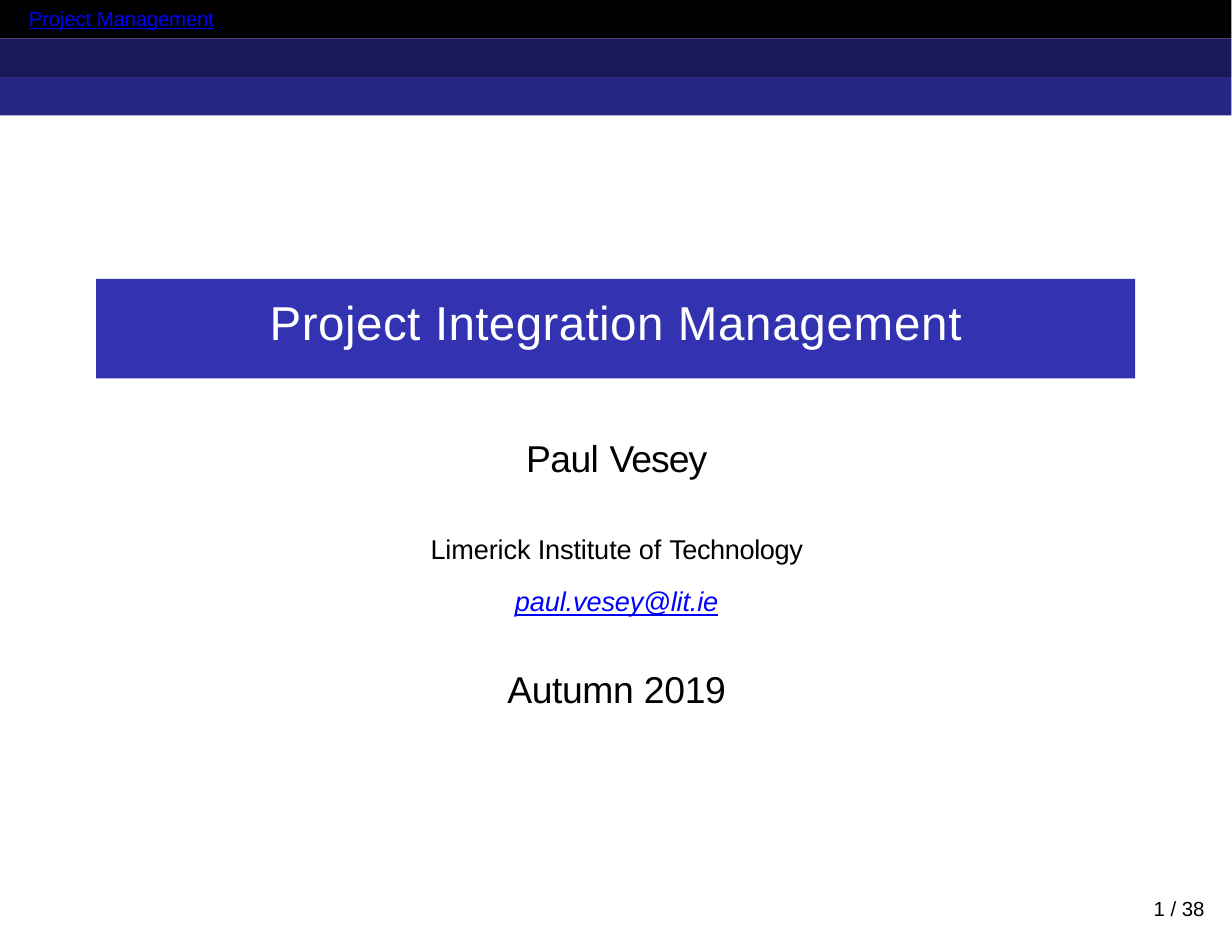
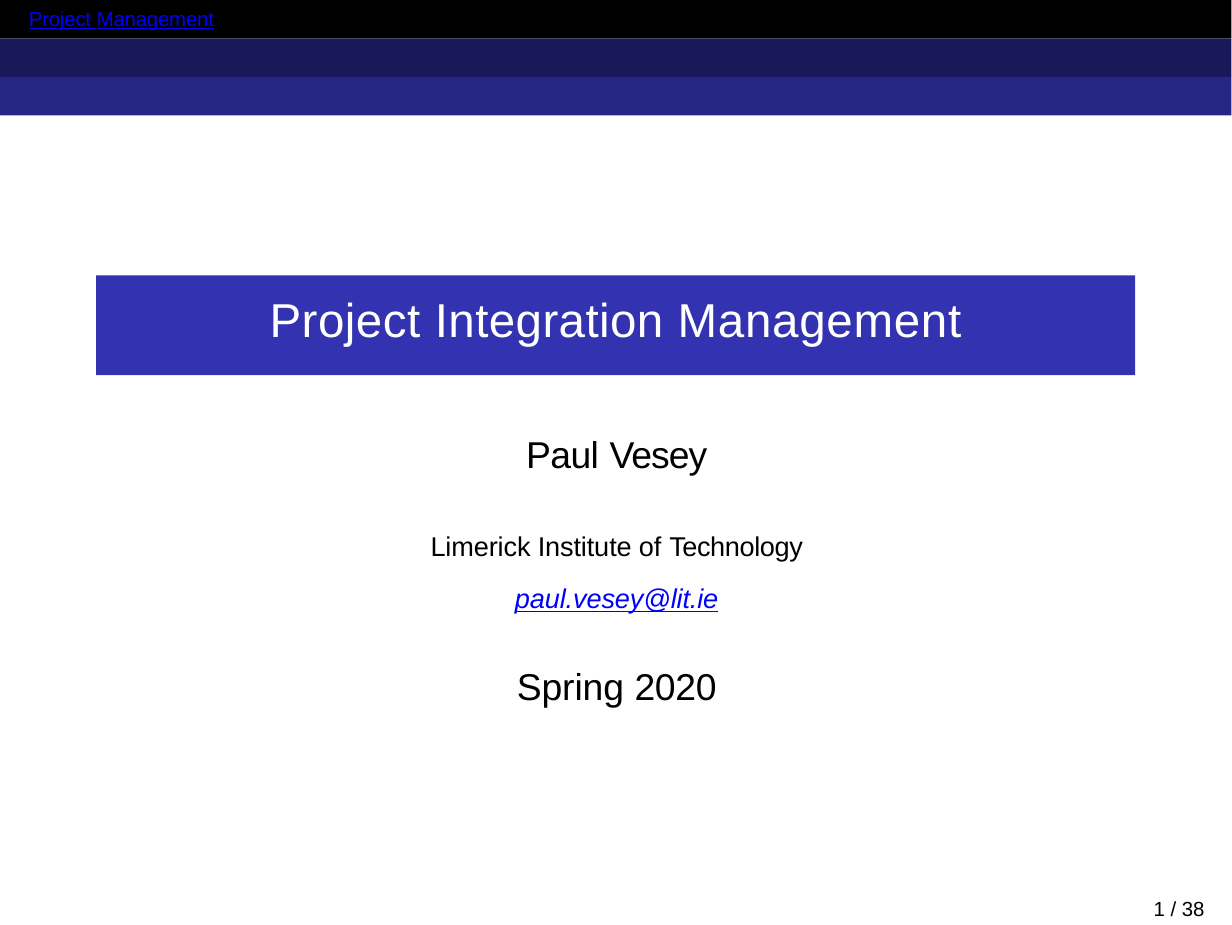
Before and after one commit to pvesey/pmnotes, a slide deck: slide 1 of 10WeekVersion/CompiledOutput/Integration-Slides.pptx. Drawn at 1232x925 pixels with LibreOffice and Linux fonts; fonts in the diff are those of the drawing. Boxes give left, top, right and bottom in pixels: in the first picture for what was removed or moved away, otherwise in the second. Text is boxed around its words. In the diff, an @@ line names an element or a change of style, - is before the commit and + after.

```diff
--- a/10WeekVersion/CompiledOutput/Integration-Slides.pptx
+++ b/10WeekVersion/CompiledOutput/Integration-Slides.pptx
@@ title "Project Integration Management" at [95, 276, 1134, 376]: alignment left to centre; indent changed @@
@@ text at [517, 673, 717, 707]: text changed @@
-Autumn 2019
+Spring 2020
```
Also in this commit, not shown: 37 other slides changed, 5 other files.
